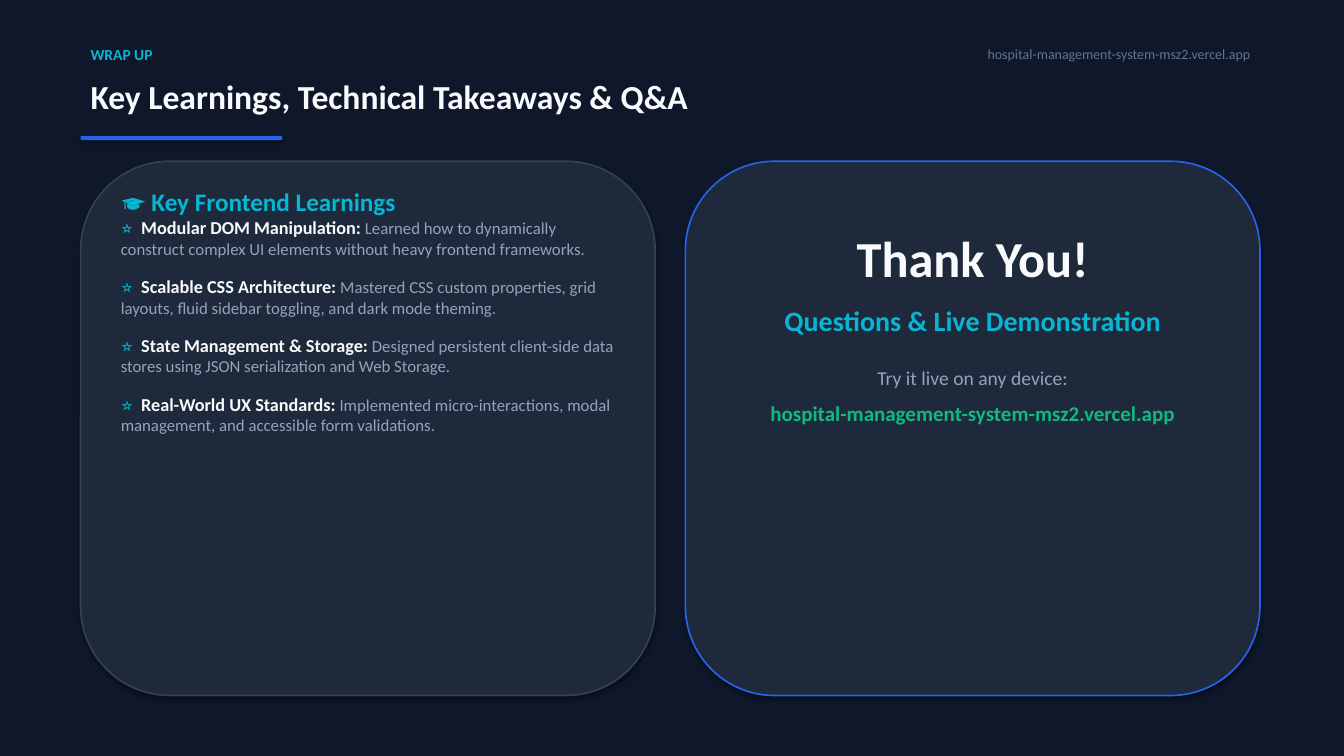
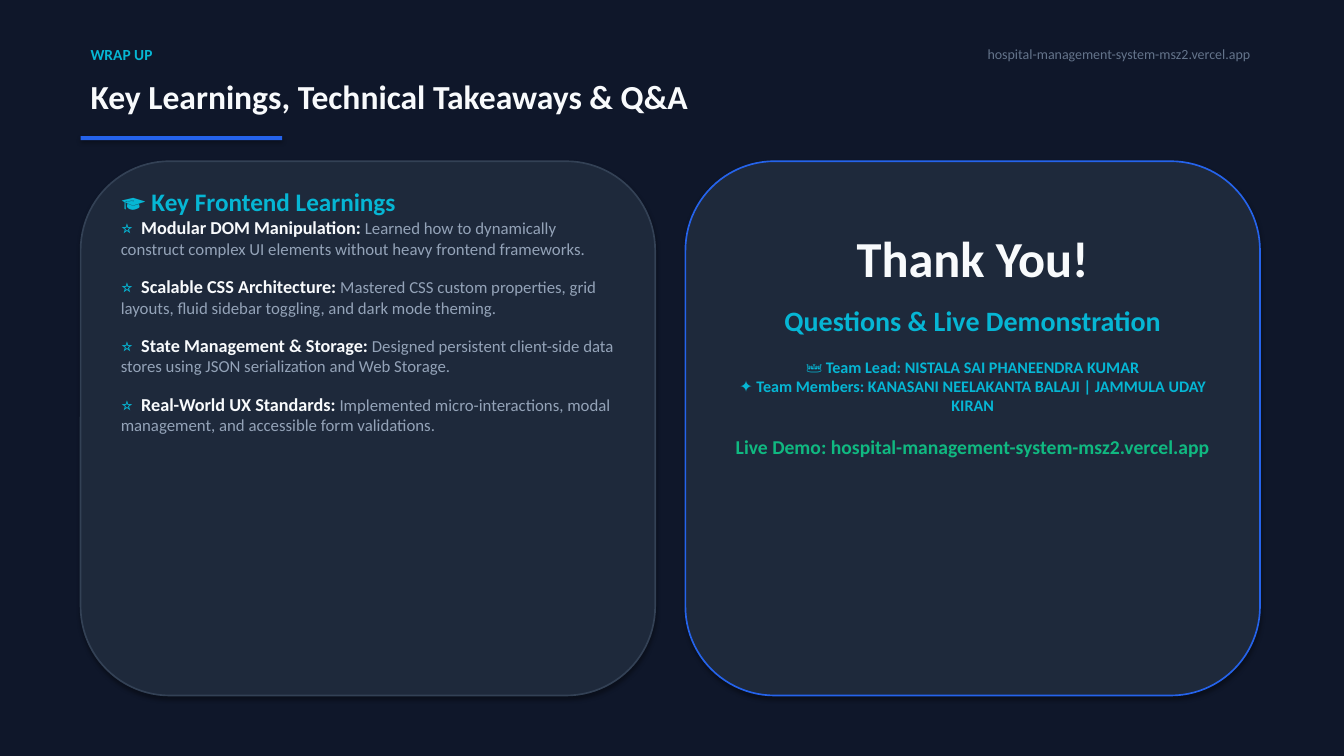
Before and after one commit to Udaykiranjammula-alpha/hospital-management-system, a slide deck: slide 14 of presentation/Medicare_HMS_Presentation.pptx. Drawn at 1344x756 pixels with LibreOffice and Linux fonts; fonts in the diff are those of the drawing. Boxes give left, top, right and bottom in pixels: in the first picture for what was removed or moved away, otherwise in the second. Text is boxed around its words. In the diff, an @@ line names an element or a change of style, - is before the commit and + after.

Commit message:
Add Project Engineering Team credits: NISTALA SAI PHANEENDRA KUMAR (Lead), KANASANI NEELAKANTA BALAJI, JAMMULA UDAY KIRAN

```diff
--- a/presentation/Medicare_HMS_Presentation.pptx
+++ b/presentation/Medicare_HMS_Presentation.pptx
@@ text at (736,361,1209,458): text changed; size 15 to 11.5 pt; text colour #10B981 to #06B6D4 @@
-Try it live on any device:
-hospital-management-system-msz2.vercel.app
+👑 Team Lead: NISTALA SAI PHANEENDRA KUMAR
+✦ Team Members: KANASANI NEELAKANTA BALAJI | JAMMULA UDAY KIRAN
+Live Demo: hospital-management-system-msz2.vercel.app
```
Also in this commit, not shown: 1 other slide changed, 6 other files.
